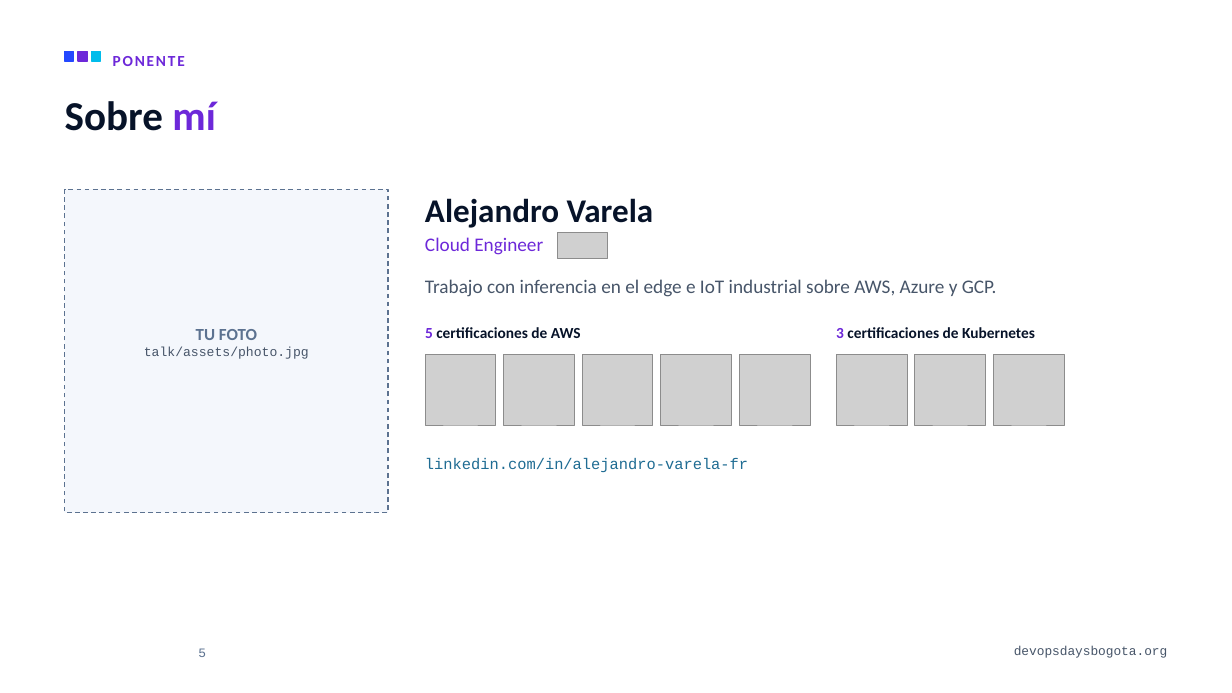
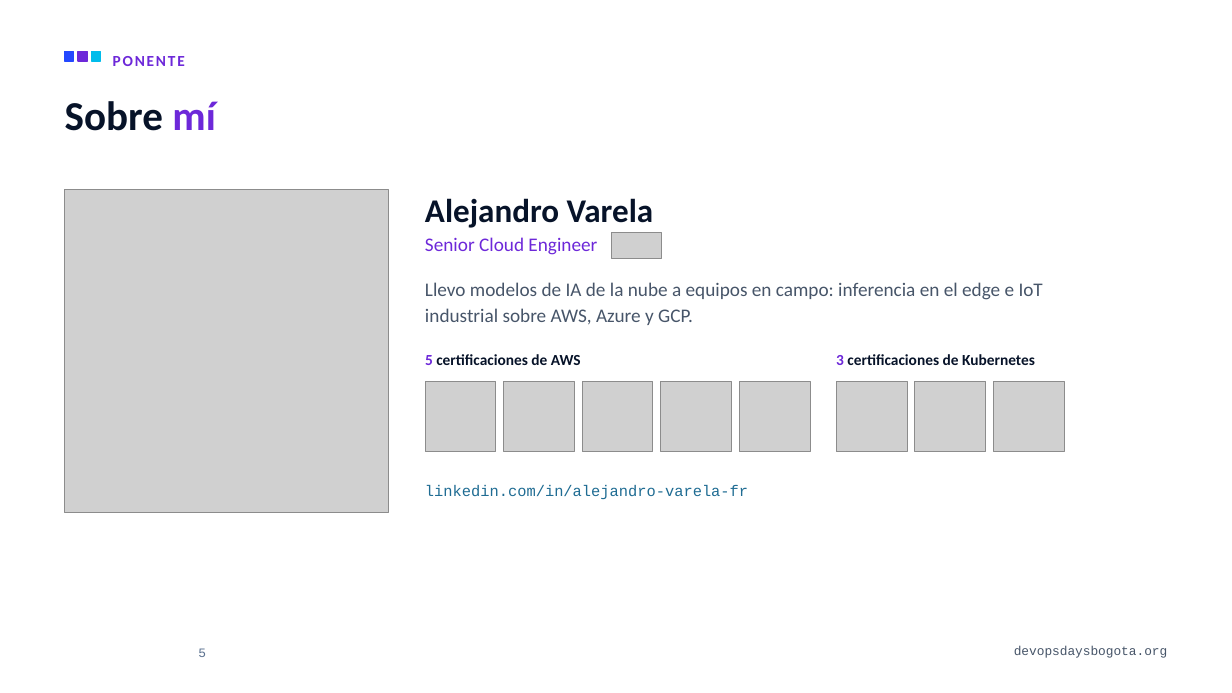
Before and after one commit to alejandro945/mlops-a-ciegas, a slide deck: slide 5 of talk/MLOps-a-ciegas-DevOpsDays-Bogota-2026.pptx. Drawn at 1232x693 pixels with LibreOffice and Linux fonts; fonts in the diff are those of the drawing; grey boxes stand for pictures; background and template pictures are left out. Boxes give left, top, right and bottom in pixels: in the first picture for what was removed or moved away, otherwise in the second. Text is boxed around its words. In the diff, an @@ line names an element or a change of style, - is before the commit and + after.

```diff
--- a/talk/MLOps-a-ciegas-DevOpsDays-Bogota-2026.pptx
+++ b/talk/MLOps-a-ciegas-DevOpsDays-Bogota-2026.pptx
@@ rectangle removed at (x1=65, y1=189, x2=388, y2=513) @@
@@ picture added at (x1=65, y1=189, x2=388, y2=513) @@
@@ text at (x1=425, y1=237, x2=597, y2=255): text changed @@
-Cloud Engineer
+Senior Cloud Engineer
@@ picture moved from (x1=557, y1=233, x2=607, y2=259) to (x1=612, y1=233, x2=662, y2=259) @@
@@ text at (x1=425, y1=282, x2=1043, y2=325): text changed @@
-Trabajo con inferencia en el edge e IoT industrial sobre AWS, Azure y GCP.
+Llevo modelos de IA de la nube a equipos en campo: inferencia en el edge e IoT industrial sobre AWS, Azure y GCP.
@@ text removed at (x1=144, y1=329, x2=309, y2=359) @@
-TU FOTO
-talk/assets/photo.jpg
@@ 8 pictures, 3 texts moved together from (x1=425, y1=327, x2=1065, y2=472) to (x1=425, y1=354, x2=1065, y2=499) @@
```
Also in this commit, not shown: 1 other slide changed, 6 other files.
